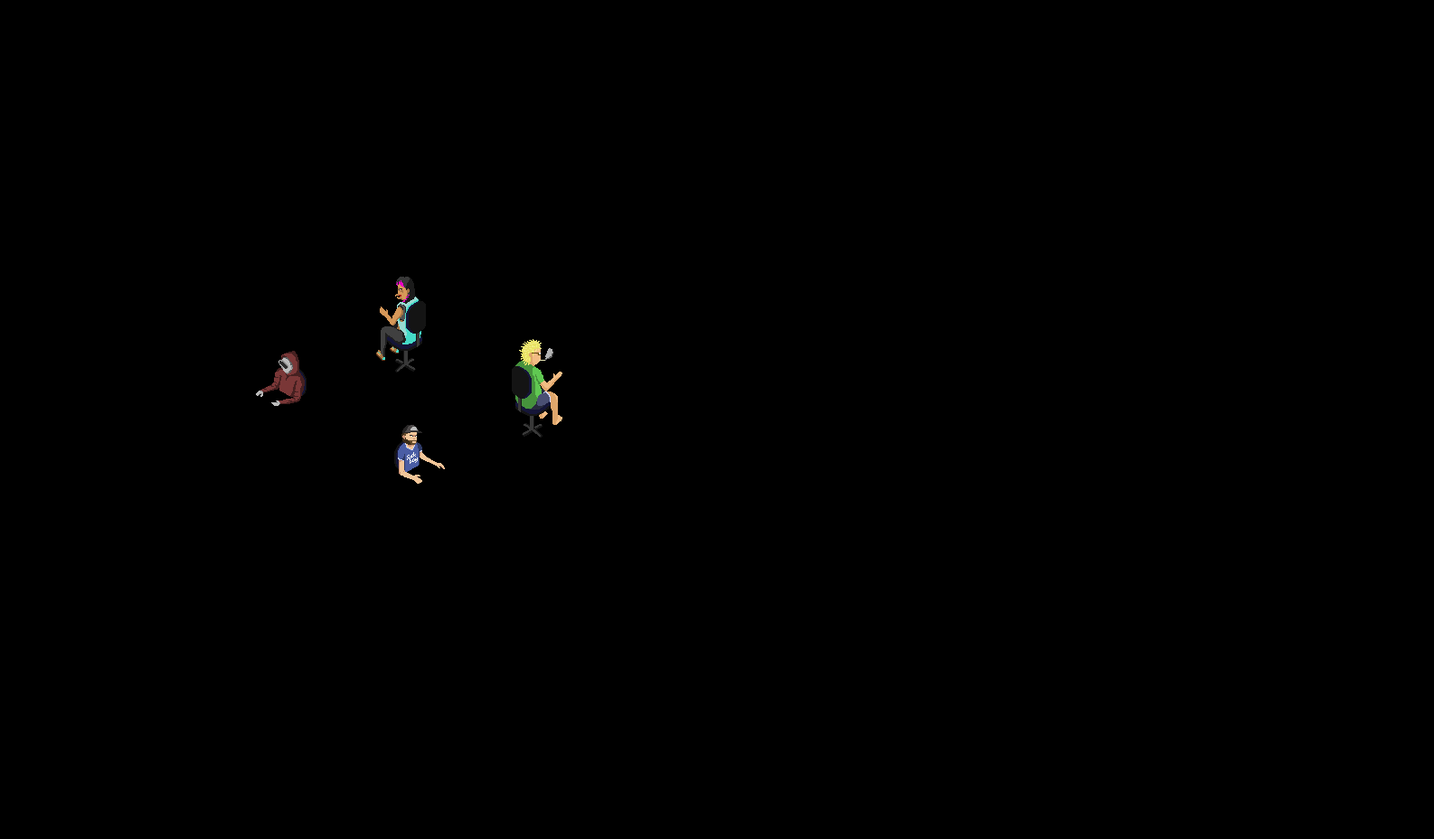
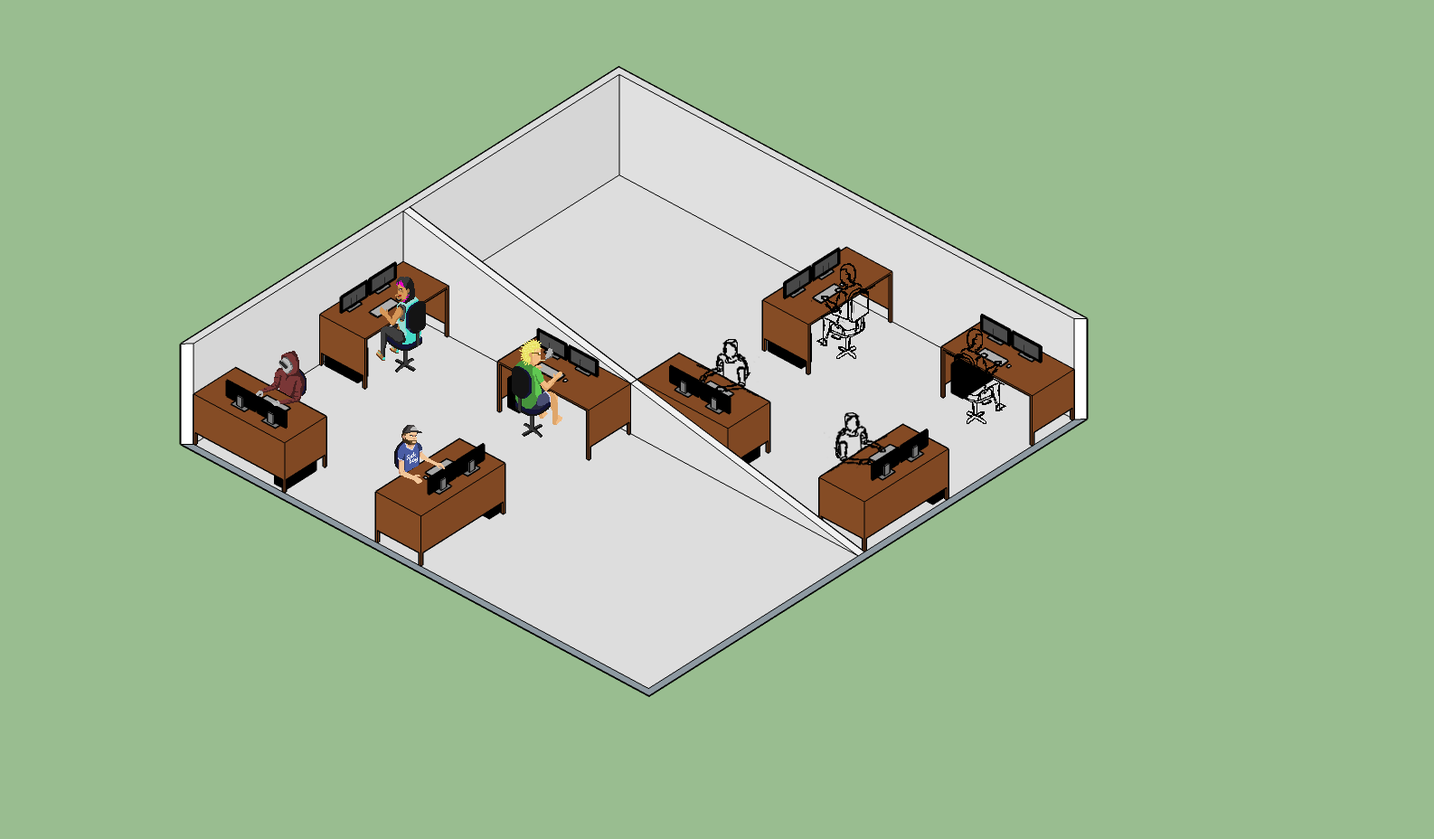
Layered file, before and after one edit (1434 × 839). Changes by layer:
painted on "sit" (2nd of 4, in "team" › "Generalist") over (633, 455, 636, 461)
painted on "face" (2nd of 4, in "team" › "Generalist") over (397, 292, 543, 370)
hid group "Groupe 1" (4 layers) over (254, 276, 570, 487)
hid "Calque 1 copie" over (0, 0, 1434, 839)
